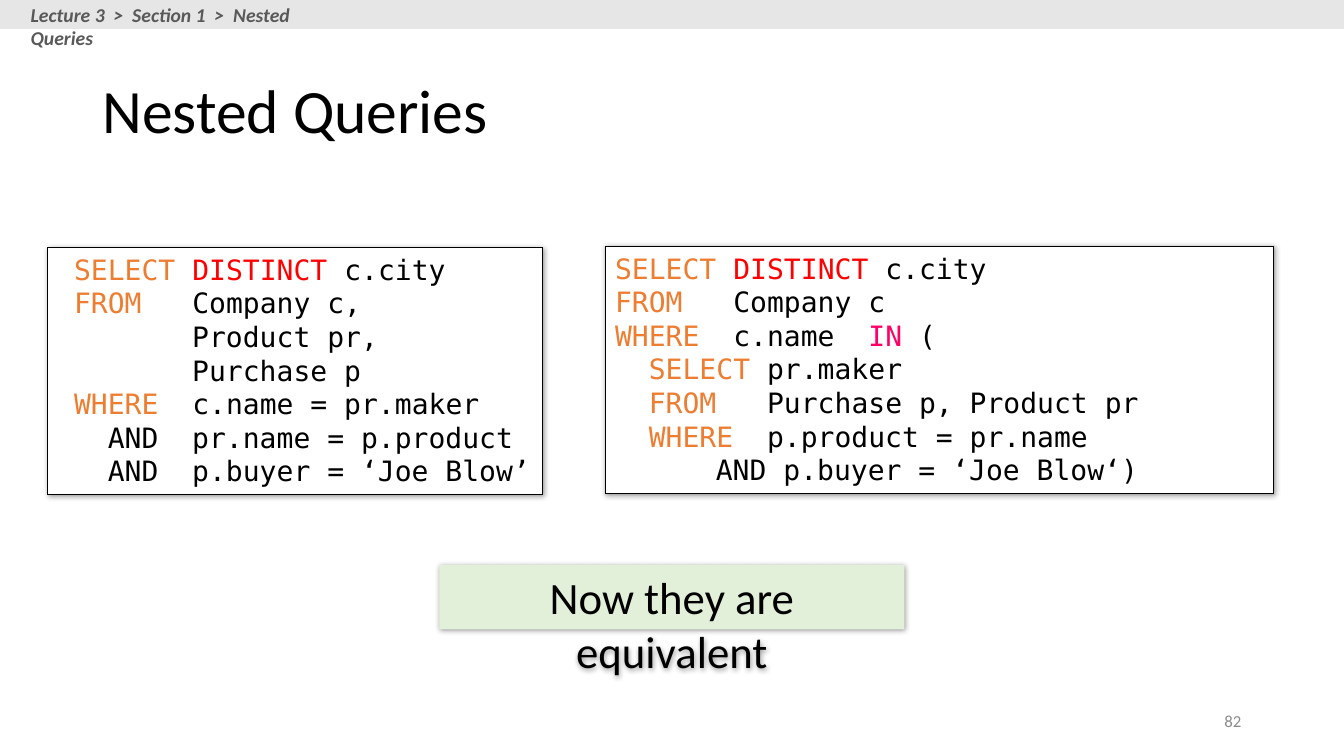
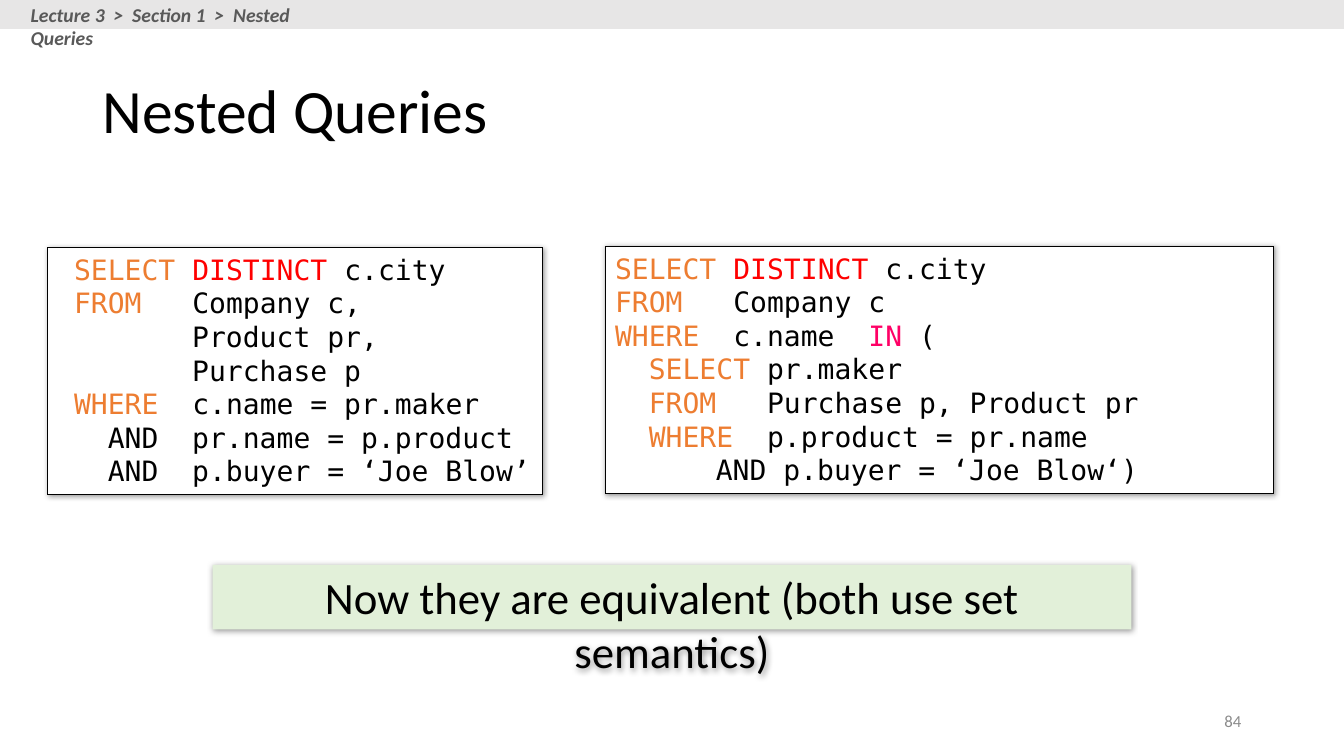
Before and after one commit to stanford-futuredata/cs145-2017, a slide deck: slide 84 of lectures/lecture-2-3/Lecture_2_3_SQL.pptx (slide 82 before the commit). Drawn at 1344x756 pixels with LibreOffice and Linux fonts; fonts in the diff are those of the drawing. Boxes give left, top, right and bottom in pixels: in the first picture for what was removed or moved away, otherwise in the second. Text is boxed around its words. In the diff, an @@ line names an element or a change of style, - is before the commit and + after.

```diff
--- a/lectures/lecture-2-3/Lecture_2_3_SQL.pptx
+++ b/lectures/lecture-2-3/Lecture_2_3_SQL.pptx
@@ rectangle "Now they are equivalent (both ...": place and size @@
-rectangle "Now they are equivalent (both ..." at [440,566,904,630]
+rectangle "Now they are equivalent (both ..." at [213,566,1131,630]
@@ text in rectangle at [325,581,1019,674]: text changed @@
-Now they are equivalent
+Now they are equivalent (both use set semantics)
@@ page number at [1224,715,1241,727]: text changed @@
-82
+84
```
Also in this commit, not shown: 10 other slides changed, 2 slides added, 1 slide removed, 1 other file.
